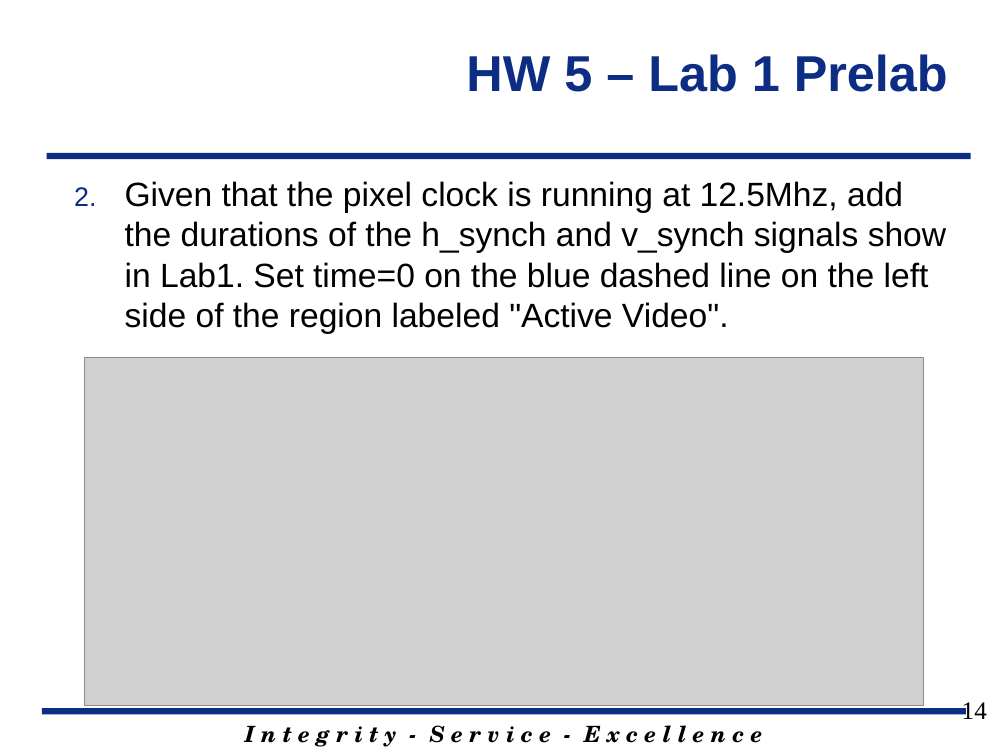
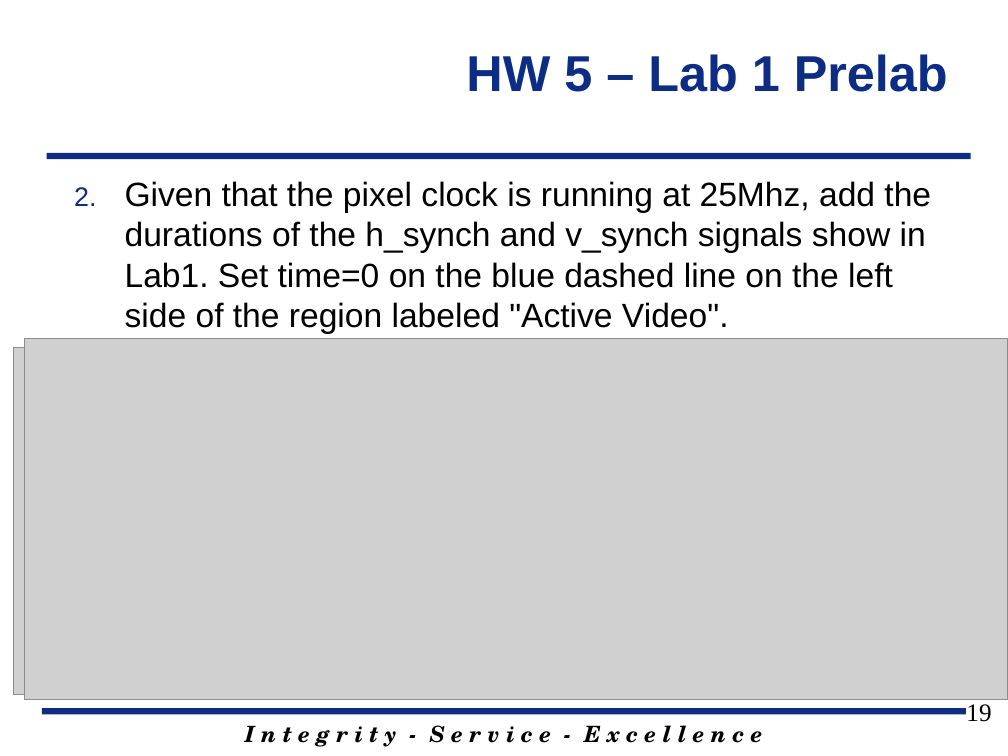
Before and after one commit to jfalkinburg/ECE383_web, a slide deck: slide 19 of lecture/slides/ECE_383_Lec5.pptx (slide 14 before the commit). Drawn at 1008x756 pixels with LibreOffice and Linux fonts; fonts in the diff are those of the drawing; grey boxes stand for pictures; background and template pictures are left out. Boxes give left, top, right and bottom in pixels: in the first picture for what was removed or moved away, otherwise in the second. Text is boxed around its words. In the diff, an @@ line names an element or a change of style, - is before the commit and + after.

Commit message:
Updating Lecture 5 slide and Lab 1 introductions.  Also adding modifying Lab 1 code and adding new images to Lab 1 for new Neyxys Video board.  Additionally changing the reset input to reset_n on all code.

```diff
--- a/lecture/slides/ECE_383_Lec5.pptx
+++ b/lecture/slides/ECE_383_Lec5.pptx
@@ text at (125, 181, 931, 334): text changed @@
-2. Given that the pixel clock is running at 12.5Mhz, add the durations of the h_synch and v_synch signals show in Lab1. Set time=0 on the blue dashed line on the left side of the region labeled "Active Video".
+2. Given that the pixel clock is running at 25Mhz, add the durations of the h_synch and v_synch signals show in Lab1. Set time=0 on the blue dashed line on the left side of the region labeled "Active Video".
@@ picture: place and size @@
-picture at (85, 358, 924, 706)
+picture at (13, 347, 853, 695)
@@ picture added at (24, 338, 1008, 700) @@
@@ page number at (966, 704, 991, 722): text changed @@
-14
+19
```
Also in this commit, not shown: 5 other slides changed, 21 slides added, 1 slide removed, 9 other files.
